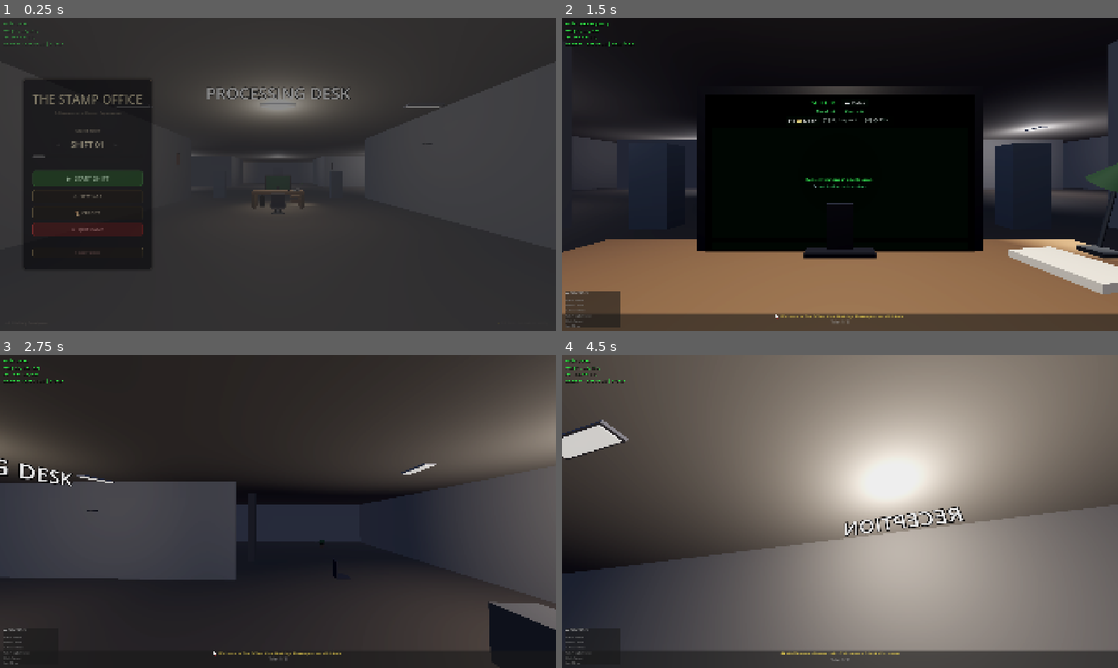
Above: before the commit, frames 1-4 (two rows, left to right).
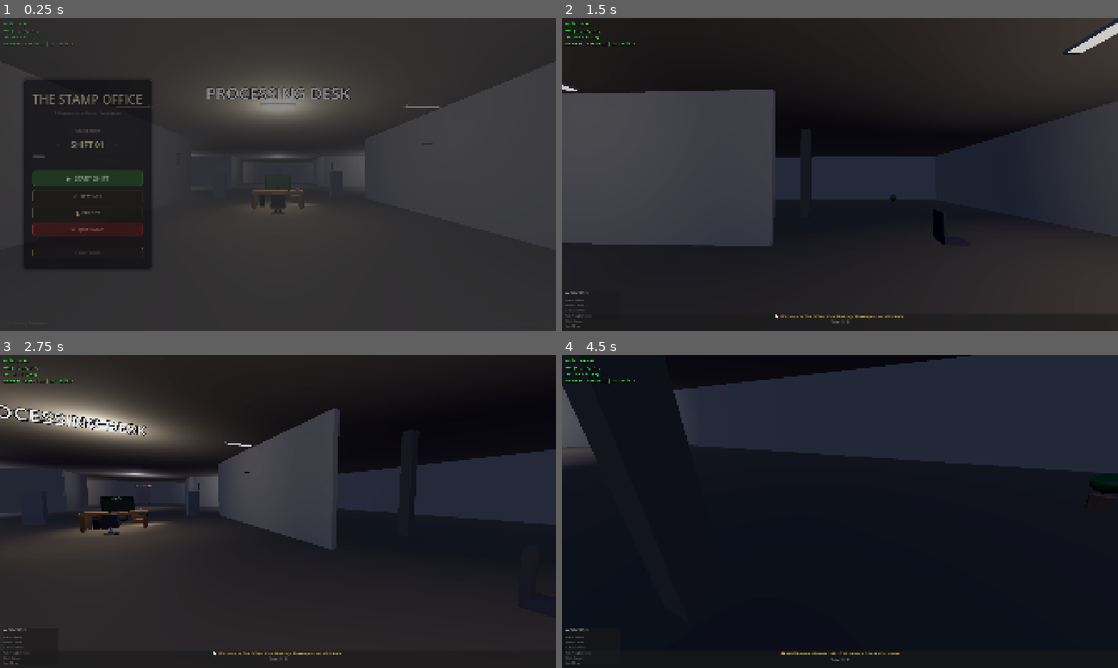
Above: after the commit, the same moments.

Repository: ThanhNguyxn/the-stamp-office
Game: Godot game, scene res://scenes/Main.tscn
Same seed, same stepped clock (60 frames per second), same inputs: the game is played once before the commit and once after it.
Inputs (mouse positions are in pixels of both pictures, inside the frame that each line leads up to):
- Up to frame 1 (0.25 s): no input
- Up to frame 2 (1.5 s): click "▶ START SHIFT" at 0.5 s; tap Enter at 1.25 s; move the mouse to (867, 174) at 1.27 s; hold W (move_forward) from 1.28 s (still down); tap E (interact_desk) at 1.35 s
- Up to frame 3 (2.75 s): tap Space (move_jump) at 1.52, 2.27 s; move the mouse to (166, 527) at 2.02 s; release W (move_forward) at 2.03 s; hold S (move_back) from 2.03 s (still down); tap E (interact_desk) at 2.1 s
- Up to frame 4 (4.5 s): move the mouse to (851, 505) at 2.77 s; release S (move_back) at 2.78 s; hold Shift (move_sprint) 2.78-3.53 s; hold W (move_forward) from 2.78 s (still down); tap E (interact_desk) at 3.05, 3.8 s; move the mouse to (812, 574) at 3.52 s; tap Tab (toggle_cursor) at 3.6 s; click (812, 574) at 3.67 s; tap Space (move_jump) at 3.77 s; move the mouse to (878, 514) at 4.27 s; tap Enter at 4.35 s

The runs differ from the first frame. In frame 1, less than 0.1% of the frame differs, in the area x 9-14%, y 8-9%; in frame 2, 67%; in frame 3, 46%; in frame 4, 95%, in the area x 0-100%, y 0-100%.

Commit message:
Require looking at desk to sit down (E key)
- Added raycast from camera to detect if looking at desk
- E key only works when looking at desk within 3m distance
- Debug HUD shows [→DESK] when looking at desk
- Hint changes to 'E=sit' when can interact, 'look at desk' otherwise

Diff:
--- a/game/scripts/Player.gd
+++ b/game/scripts/Player.gd
@@ -1,12 +1,13 @@
 extends CharacterBody3D
 ## Player - First-person controller with WASD movement and mouse look
-## E = toggle desk focus, Tab = toggle cursor, Esc = leave desk
+## E = toggle desk focus (must look at desk), Tab = toggle cursor, Esc = leave desk
 
 @export var walk_speed: float = 4.0
 @export var sprint_speed: float = 6.0
 @export var mouse_sensitivity: float = 0.002
 @export var gravity: float = 12.0
 @export var jump_velocity: float = 4.5
+@export var interact_distance: float = 3.0  # Max distance to interact with desk
 
 var head: Node3D = null
 var camera: Camera3D = null
@@ -18,6 +19,7 @@
 var saved_rotation: float
 var saved_head_pitch: float
 var spawn_point: Vector3 = Vector3(0, 1.0, 5)
+var looking_at_desk: bool = false
 
 const PITCH_MIN: float = -1.4
 const PITCH_MAX: float = 1.4
@@ -59,11 +61,17 @@
 		global_position = spawn_point
 		velocity = Vector3.ZERO
 
+	# Check if looking at desk (raycast from camera)
+	looking_at_desk = _check_looking_at_desk()
+
 	_update_debug()
 
-	# E toggles desk focus
+	# E toggles desk focus - only if looking at desk or already at desk
 	if Input.is_action_just_pressed("interact_desk"):
-		focus_desk(not desk_focused)
+		if desk_focused:
+			focus_desk(false)  # Can always leave
+		elif looking_at_desk:
+			focus_desk(true)  # Can only enter if looking at desk
 
 	# Tab toggles cursor mode (only when NOT at desk)
 	if Input.is_action_just_pressed("toggle_cursor") and not desk_focused:
@@ -124,14 +132,38 @@
 
 	move_and_slide()
 
+func _check_looking_at_desk() -> bool:
+	if not camera:
+		return false
+
+	# Use physics raycast to check what we're looking at
+	var space_state = get_world_3d().direct_space_state
+	var from = camera.global_position
+	var to = from + (-camera.global_basis.z) * interact_distance
+
+	var query = PhysicsRayQueryParameters3D.create(from, to)
+	query.exclude = [self]  # Don't hit ourselves
+
+	var result = space_state.intersect_ray(query)
+	if result:
+		# Check if we hit something that's part of the Desk
+		var hit_obj = result.collider
+		while hit_obj:
+			if hit_obj.name == "Desk" or hit_obj.name == "DeskCollision":
+				return true
+			hit_obj = hit_obj.get_parent()
+
+	return false
+
 func _update_debug() -> void:
 	if not debug_label:
 		return
 	var mode_str = "CURSOR" if cursor_mode else "LOOK"
 	var desk_str = " [DESK]" if desk_focused else ""
-	var hint = "E/Esc=leave" if desk_focused else "E=desk"
-	debug_label.text = "Mode: %s%s\nPos: (%.1f, %.1f, %.1f)\nVel: (%.1f, %.1f, %.1f)\nWASD: %s | %s" % [
-		mode_str, desk_str,
+	var look_str = " [→DESK]" if looking_at_desk and not desk_focused else ""
+	var hint = "E/Esc=leave" if desk_focused else ("E=sit" if looking_at_desk else "look at desk")
+	debug_label.text = "Mode: %s%s%s\nPos: (%.1f, %.1f, %.1f)\nVel: (%.1f, %.1f, %.1f)\nWASD: %s | %s" % [
+		mode_str, desk_str, look_str,
 		global_position.x, global_position.y, global_position.z,
 		velocity.x, velocity.y, velocity.z,
 		last_input, hint
